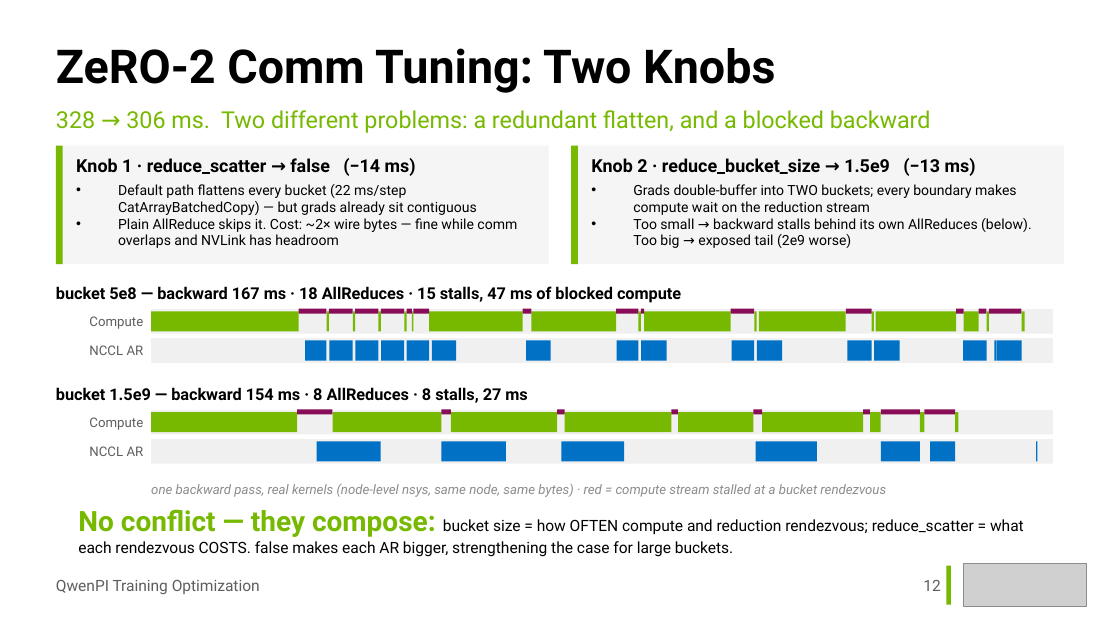
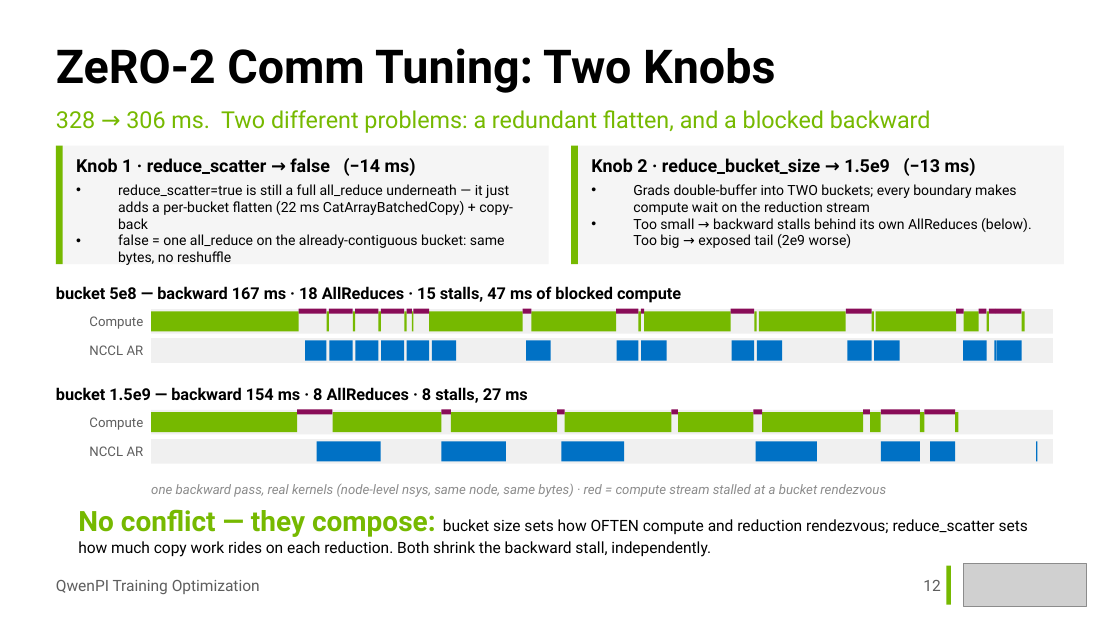
Before and after one commit to Holworth/starVLA, a slide deck: slide 12 of docs/slides/qwenpi-optimization.pptx. Drawn at 1120x630 pixels with LibreOffice and Linux fonts; fonts in the diff are those of the drawing; grey boxes stand for pictures. Boxes give left, top, right and bottom in pixels: in the first picture for what was removed or moved away, otherwise in the second. Text is boxed around its words. In the diff, an @@ line names an element or a change of style, - is before the commit and + after.

Commit message:
docs(slides): correct reduce_scatter framing — default true is a full all_reduce (same bytes), not a real reduce-scatter

```diff
--- a/docs/slides/qwenpi-optimization.pptx
+++ b/docs/slides/qwenpi-optimization.pptx
@@ text at box(118, 184, 513, 265): text changed @@
-• Default path flattens every bucket (22 ms/step CatArrayBatchedCopy) — but grads already sit contiguous
-• Plain AllReduce skips it. Cost: ~2× wire bytes — fine while comm overlaps and NVLink has headroom
+• reduce_scatter=true is still a full all_reduce underneath — it just adds a per-bucket flatten (22 ms CatArrayBatchedCopy) + copy-back
+• false = one all_reduce on the already-contiguous bucket: same bytes, no reshuffle
@@ text at box(78, 509, 1028, 557): text changed @@
-No conflict — they compose: bucket size = how OFTEN compute and reduction rendezvous; reduce_scatter = what each rendezvous COSTS. false makes each AR bigger, strengthening the case for large buckets.
+No conflict — they compose: bucket size sets how OFTEN compute and reduction rendezvous; reduce_scatter sets how much copy work rides on each reduction. Both shrink the backward stall, independently.
```
Also in this commit, not shown: 2 other files.
